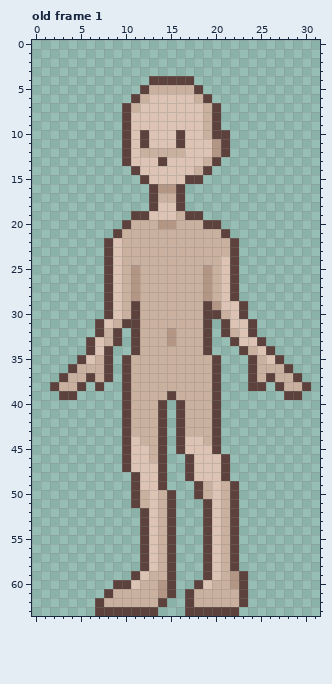
File history of a pixel-art file, assets/art/characters/asprite/base character.aseprite. That is the earlier state.
32x64 pixels, 1 frame. Shown: old frame 1. The commit also changed other frames, which this record leaves out.
Now the later version:
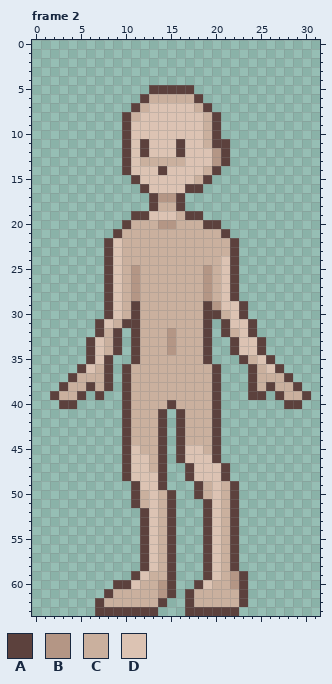
Palette (. is transparent): A #5c413d  B #b49685  C #cab09e  D #dcc3b3
A new or re-ordered frame is compared with the old frame closest to it.
The edit:
frames 1 -> 6
layer "body-2" now shown
--- frame 2 is new; against old frame 1, layers "body-3", "body-2"
@@ x 8..23 @@
  3 ................
- 4 .....AAAAA......
- 5 ....ACCCCCA.....
- 6 ...ACDDDDDCA....
- 7 ..ACDDDDDDDCA...
- 8 ..ADDDDDDDDCA...
+ 4 ................
+ 5 .....AAAAA......
+ 6 ....ACCCCCA.....
+ 7 ...ACDDDDDCA....
+ 8 ..ACDDDDDDDCA...
  9 ..ADDDDDDDDCA...
-10 ..ADADDDADDCAA..
-11 ..ADADDDADDDBA..
-12 ..ADCCCCCDDDBA..
-13 ..ADDDADDDDCA...
-14 ...ADDDDDDCA....
-15 ....ADDDDAA.....
-16 .....ABBA.......
-17 .....ACCA.......
-18 .....ADDA.......
+10 ..ADDDDDDDDCA...
+11 ..ADADDDADDCAA..
+12 ..ADADDDADDDBA..
+13 ..ADCCCCCDDDBA..
+14 ..ADDDADDDDCA...
+15 ...ADDDDDDCA....
+16 ....ADDDDAA.....
+17 .....ABBA.......
+18 .....ACCA.......
 19 ...AADDDCAA.....
@@ x 0..31 @@
 33 ......ADCA.ACCCBCCCA..ADDA......
-34 ......ADA..ACCCCCCCA...ACDA.....
-35 .....ADCA.ACCCCCCCCCA...ACDA....
-36 ....ACCCA.ACCCCCCCCCA...ACCCA...
-37 ...ACCACA.ACCCCCCCCCA...ACACCA..
-38 ..ACCA.A..ACCCCCCCCCA...AA.ACCA.
-39 ...AA.....ACCCCACCCCA.......AA..
-40 ..........ACCCA.ACCCA...........
+34 ......ADCA.ACCCBCCCA..ADDA......
+35 ......ADA..ACCCCCCCA...ACDA.....
+36 .....ADCA.ACCCCCCCCCA...ACDA....
+37 ....ACCCA.ACCCCCCCCCA...ACCCA...
+38 ...ACCACA.ACCCCCCCCCA...ACACCA..
+39 ..ACCA.A..ACCCCCCCCCA...AA.ACCA.
+40 ...AA.....ACCCCACCCCA.......AA..
 41 ..........ACCCA.ACCCA...........
@@ x 8..23 @@
 43 ..ACCCA.ACCCA...
-44 ..ADCCA.ADDCA...
-45 ..ADDCA.ADDDA...
-46 ..ADDCA..ADDDA..
-47 ..ADDDA..ADDDA..
-48 ...ADDA..ADDDA..
+44 ..ACCCA.ACCCA...
+45 ..ADCCA.ADDCA...
+46 ..ADDCA.ADDDA...
+47 ..ADDCA..ADDDA..
+48 ..ADDDA..ADDDA..
 49 ...ADDA...ACDCA.
